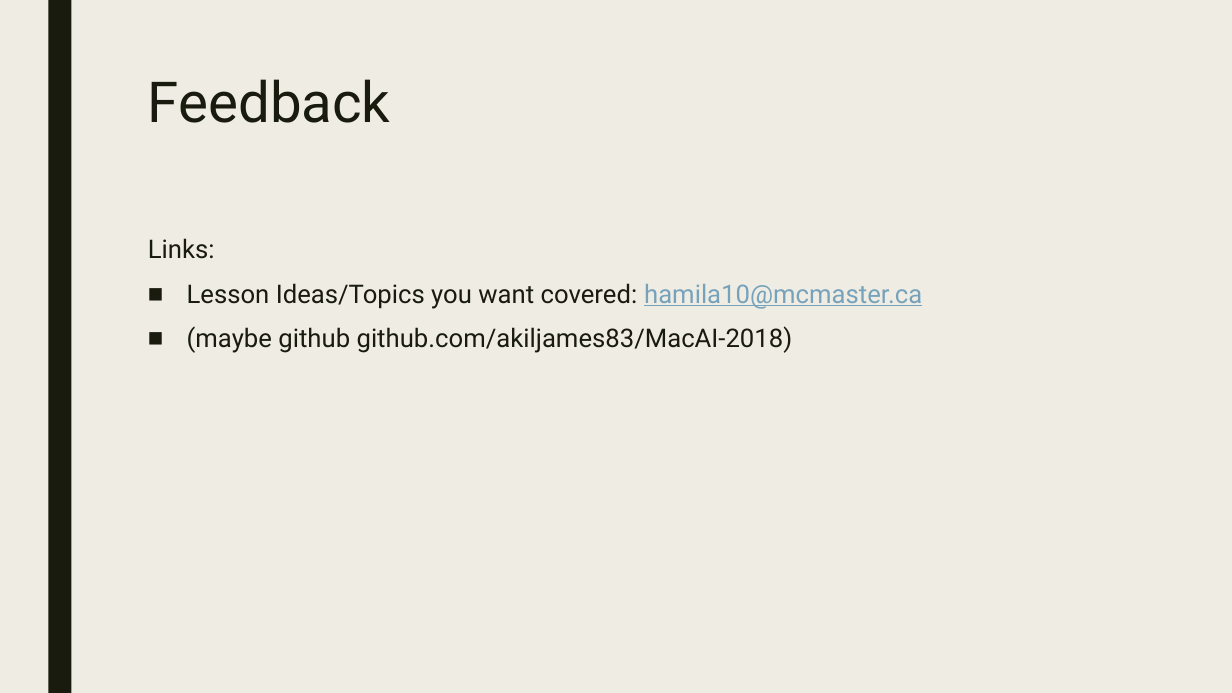
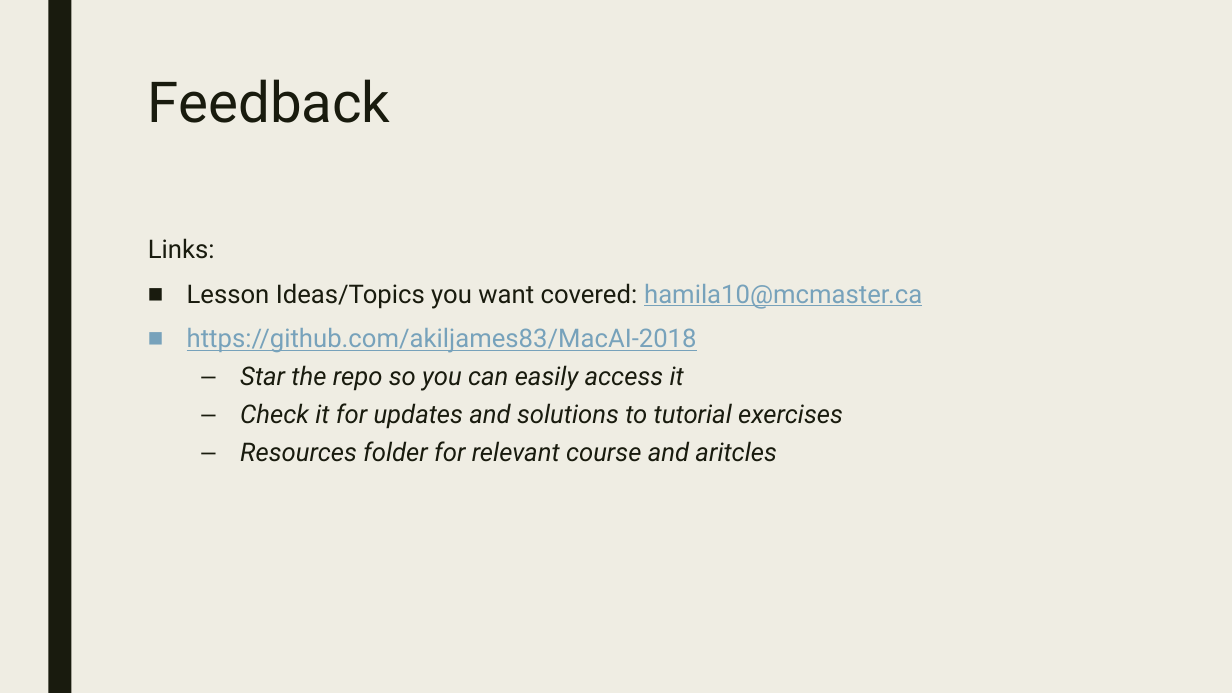
Before and after one commit to akiljames83/MacAI-2018, a slide deck: slide 33 of Lessons/Lesson1.pptx. Drawn at 1232x693 pixels with LibreOffice and Linux fonts; fonts in the diff are those of the drawing. Boxes give left, top, right and bottom in pixels: in the first picture for what was removed or moved away, otherwise in the second. Text is boxed around its words. In the diff, an @@ line names an element or a change of style, - is before the commit and + after.

Commit message:
updated powerpoint, add resource folder

```diff
--- a/Lessons/Lesson1.pptx
+++ b/Lessons/Lesson1.pptx
@@ text at [187, 328, 843, 462]: text changed; italic on @@
-■ (maybe github github.com/akiljames83/MacAI-2018)
+■ https://github.com/akiljames83/MacAI-2018
+  – Star the repo so you can easily access it
+  – Check it for updates and solutions to tutorial exercises
+  – Resources folder for relevant course and aritcles
```
Also in this commit, not shown: 3 other files.
